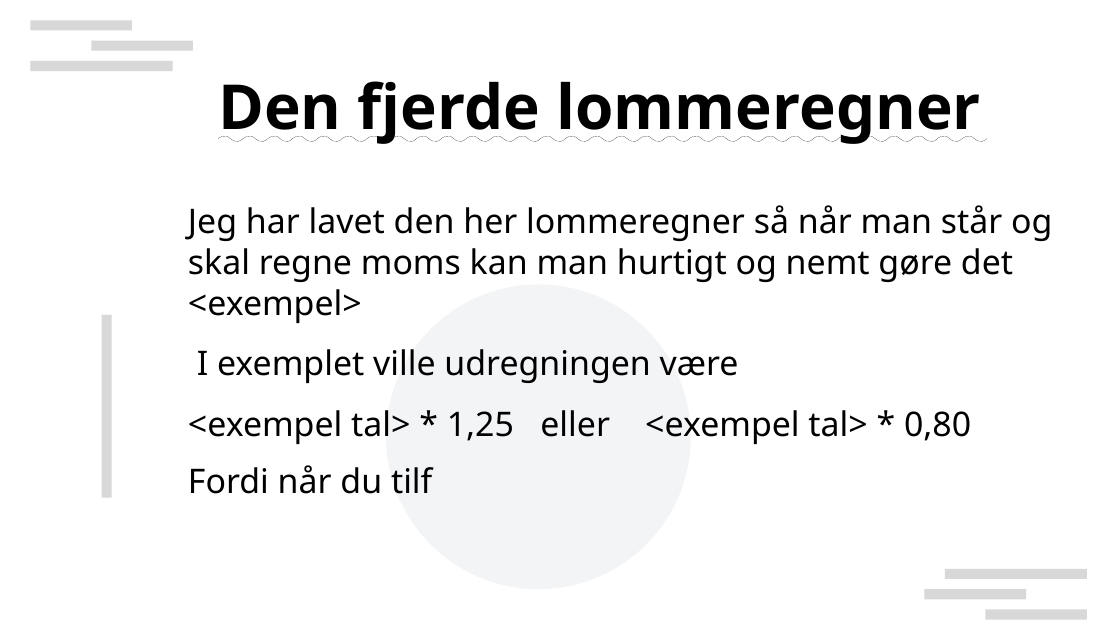
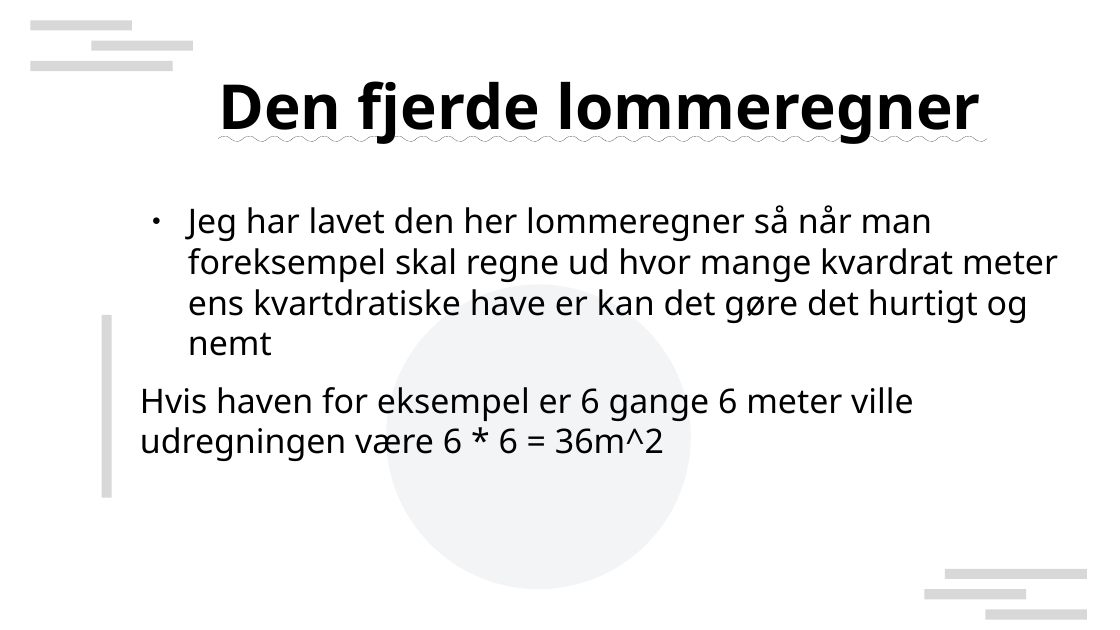
Before and after one commit to Oliper202020/mathExam, a slide deck: slide 6 of math-presentation.odp. Drawn at 1120x630 pixels with LibreOffice and Linux fonts; fonts in the diff are those of the drawing; background and template pictures are left out. Boxes give left, top, right and bottom in pixels: in the first picture for what was removed or moved away, otherwise in the second. Text is boxed around its words. In the diff, an @@ line names an element or a change of style, - is before the commit and + after.

Commit message:
update presentation

```diff
--- a/math-presentation.odp
+++ b/math-presentation.odp
@@ text at (140, 205, 1058, 461): text changed @@
-Jeg har lavet den her lommeregner så når man står og skal regne moms kan man hurtigt og nemt gøre det <exempel>
-I exemplet ville udregningen være
-<exempel tal> * 1,25 eller <exempel tal> * 0,80
-Fordi når du tilf
+● Jeg har lavet den her lommeregner så når man foreksempel skal regne ud hvor mange kvardrat meter ens kvartdratiske have er kan det gøre det hurtigt og nemt
+Hvis haven for eksempel er 6 gange 6 meter ville udregningen være 6 * 6 = 36m^2
```
Also in this commit, not shown: 2 other slides changed, 1 other file.
